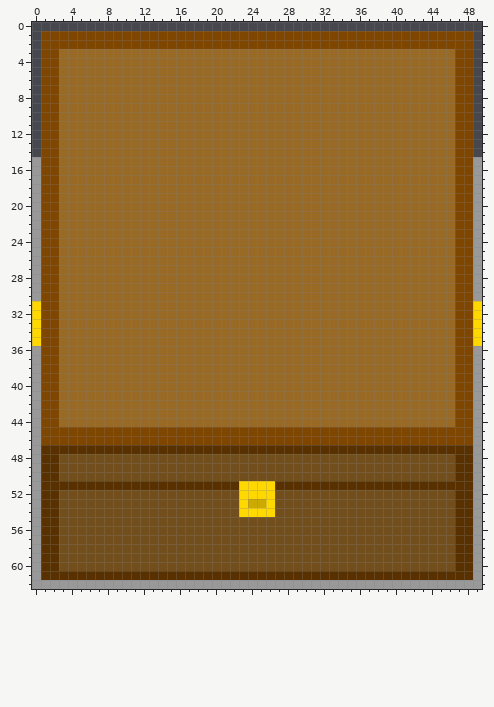
Two versions of one pixel-art sprite, sprites/Loot.png. Above is the file before it was changed.
The file is 50x63 pixels. Colours within 5 levels of each other are drawn and written as one.
After the commit:
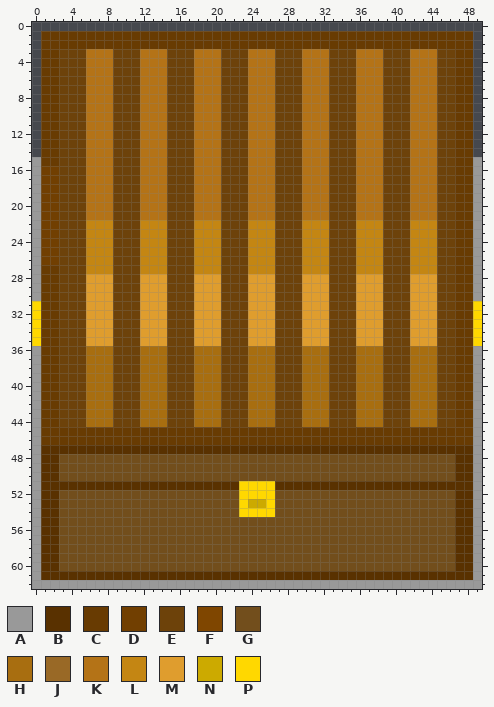
Palette (. is transparent): A #999999  B #593100  C #683b02  D #713f01  E #6d420a  F #7f4600  G #724e1c  H #a86e10  J #996926  K #b47317  L #c48613  M #df9d2e  N #ccaa00  P #ffd800
The exact change:
Changed rows in their new state; - is an unchanged pixel.
first column x 1:
 1 CCCCCCCCCCCCCCCCCCCCCCCCCCCCCCCCCCCCCCCCCCCCCCCC
 2 CCCCCCCCCCCCCCCCCCCCCCCCCCCCCCCCCCCCCCCCCCCCCCCC
 3 CCEEEKKKEEEKKKEEEKKKEEEKKKEEEKKKEEEKKKEEEKKKEECC
 4 CCEEEKKKEEEKKKEEEKKKEEEKKKEEEKKKEEEKKKEEEKKKEECC
 5 CCEEEKKKEEEKKKEEEKKKEEEKKKEEEKKKEEEKKKEEEKKKEECC
 6 CCEEEKKKEEEKKKEEEKKKEEEKKKEEEKKKEEEKKKEEEKKKEECC
 7 CCEEEKKKEEEKKKEEEKKKEEEKKKEEEKKKEEEKKKEEEKKKEECC
 8 CCEEEKKKEEEKKKEEEKKKEEEKKKEEEKKKEEEKKKEEEKKKEECC
 9 CCEEEKKKEEEKKKEEEKKKEEEKKKEEEKKKEEEKKKEEEKKKEECC
10 CCEEEKKKEEEKKKEEEKKKEEEKKKEEEKKKEEEKKKEEEKKKEECC
11 CCEEEKKKEEEKKKEEEKKKEEEKKKEEEKKKEEEKKKEEEKKKEECC
12 CCEEEKKKEEEKKKEEEKKKEEEKKKEEEKKKEEEKKKEEEKKKEECC
13 CCEEEKKKEEEKKKEEEKKKEEEKKKEEEKKKEEEKKKEEEKKKEECC
14 CCEEEKKKEEEKKKEEEKKKEEEKKKEEEKKKEEEKKKEEEKKKEECC
15 CCEEEKKKEEEKKKEEEKKKEEEKKKEEEKKKEEEKKKEEEKKKEECC
16 DDEEEKKKEEEKKKEEEKKKEEEKKKEEEKKKEEEKKKEEEKKKEECC
17 DDEEEKKKEEEKKKEEEKKKEEEKKKEEEKKKEEEKKKEEEKKKEECC
18 DDEEEKKKEEEKKKEEEKKKEEEKKKEEEKKKEEEKKKEEEKKKEECC
19 DDEEEKKKEEEKKKEEEKKKEEEKKKEEEKKKEEEKKKEEEKKKEECC
20 DDEEEKKKEEEKKKEEEKKKEEEKKKEEEKKKEEEKKKEEEKKKEECC
21 DDEEEKKKEEEKKKEEEKKKEEEKKKEEEKKKEEEKKKEEEKKKEECC
22 DDEEELLLEEELLLEEELLLEEELLLEEELLLEEELLLEEELLLEECC
23 DDEEELLLEEELLLEEELLLEEELLLEEELLLEEELLLEEELLLEECC
24 DDEEELLLEEELLLEEELLLEEELLLEEELLLEEELLLEEELLLEECC
25 DDEEELLLEEELLLEEELLLEEELLLEEELLLEEELLLEEELLLEECC
26 DDEEELLLEEELLLEEELLLEEELLLEEELLLEEELLLEEELLLEECC
27 CCEEELLLEEELLLEEELLLEEELLLEEELLLEEELLLEEELLLEECC
28 CCEEEMMMEEEMMMEEEMMMEEEMMMEEEMMMEEEMMMEEEMMMEECC
29 CCEEEMMMEEEMMMEEEMMMEEEMMMEEEMMMEEEMMMEEEMMMEECC
30 CCEEEMMMEEEMMMEEEMMMEEEMMMEEEMMMEEEMMMEEEMMMEECC
31 CCEEEMMMEEEMMMEEEMMMEEEMMMEEEMMMEEEMMMEEEMMMEECC
32 CCEEEMMMEEEMMMEEEMMMEEEMMMEEEMMMEEEMMMEEEMMMEECC
33 CCEEEMMMEEEMMMEEEMMMEEEMMMEEEMMMEEEMMMEEEMMMEECC
34 CCEEEMMMEEEMMMEEEMMMEEEMMMEEEMMMEEEMMMEEEMMMEECC
35 CCEEEMMMEEEMMMEEEMMMEEEMMMEEEMMMEEEMMMEEEMMMEECC
36 CCEEEHHHEEEHHHEEEHHHEEEHHHEEEHHHEEEHHHEEEHHHEECC
37 CCEEEHHHEEEHHHEEEHHHEEEHHHEEEHHHEEEHHHEEEHHHEECC
38 CCEEEHHHEEEHHHEEEHHHEEEHHHEEEHHHEEEHHHEEEHHHEECC
39 CCEEEHHHEEEHHHEEEHHHEEEHHHEEEHHHEEEHHHEEEHHHEECC
40 CCEEEHHHEEEHHHEEEHHHEEEHHHEEEHHHEEEHHHEEEHHHEECC
41 CCEEEHHHEEEHHHEEEHHHEEEHHHEEEHHHEEEHHHEEEHHHEECC
42 CCEEEHHHEEEHHHEEEHHHEEEHHHEEEHHHEEEHHHEEEHHHEECC
43 CCEEEHHHEEEHHHEEEHHHEEEHHHEEEHHHEEEHHHEEEHHHEECC
44 CCEEEHHHEEEHHHEEEHHHEEEHHHEEEHHHEEEHHHEEEHHHEECC
45 CCCCCCCCCCCCCCCCCCCCCCCCCCCCCCCCCCCCCCCCCCCCCCCC
46 CCCCCCCCCCCCCCCCCCCCCCCCCCCCCCCCCCCCCCCCCCCCCCCC
Changed places in both pictures, as pixel boxes (x1, y1, x2, y2):
changed: (41, 31, 473, 445)
